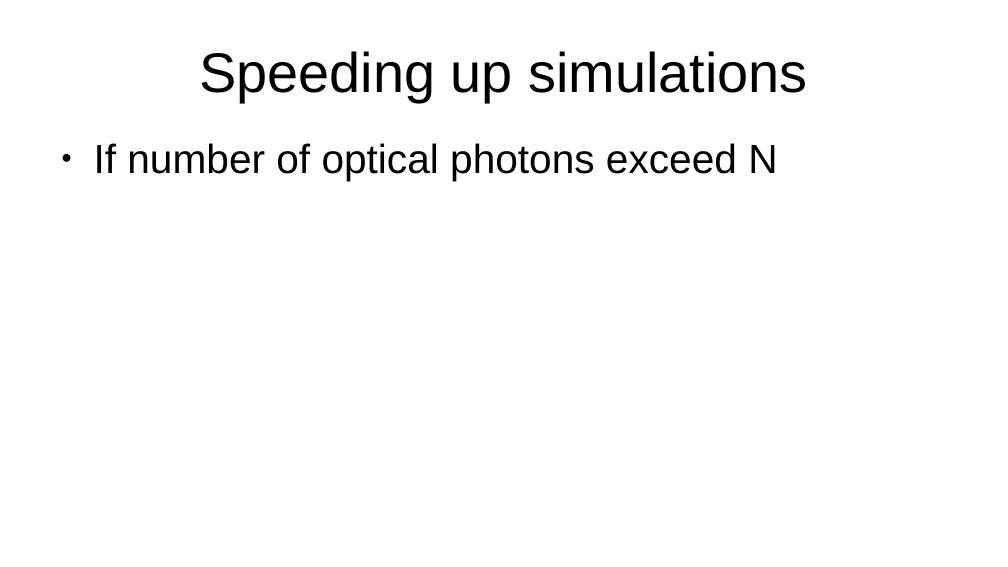
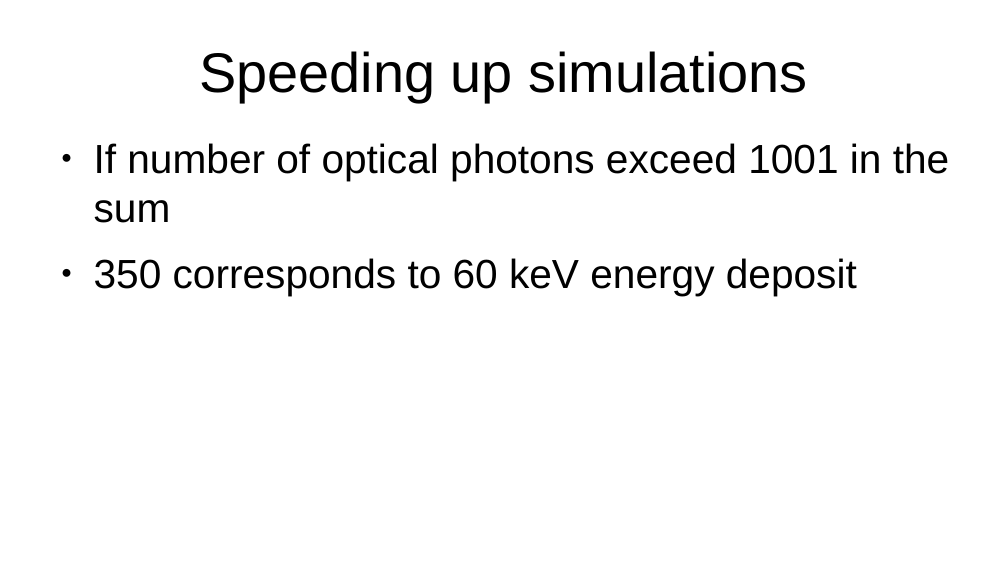
Before and after one commit to ggalgoczi/szimulacio, a slide deck: slide 3 of presentations/speedup.odp. Drawn at 1008x567 pixels with LibreOffice and Linux fonts; fonts in the diff are those of the drawing. Boxes give left, top, right and bottom in pixels: in the first picture for what was removed or moved away, otherwise in the second. Text is boxed around its words. In the diff, an @@ line names an element or a change of style, - is before the commit and + after.

```diff
--- a/presentations/speedup.odp
+++ b/presentations/speedup.odp
@@ text at bbox=[94, 143, 949, 296]: text changed @@
-● If number of optical photons exceed N
+● If number of optical photons exceed 1001 in the sum
+● 350 corresponds to 60 keV energy deposit
```
Also in this commit, not shown: 1 other slide changed, 3 other files.
